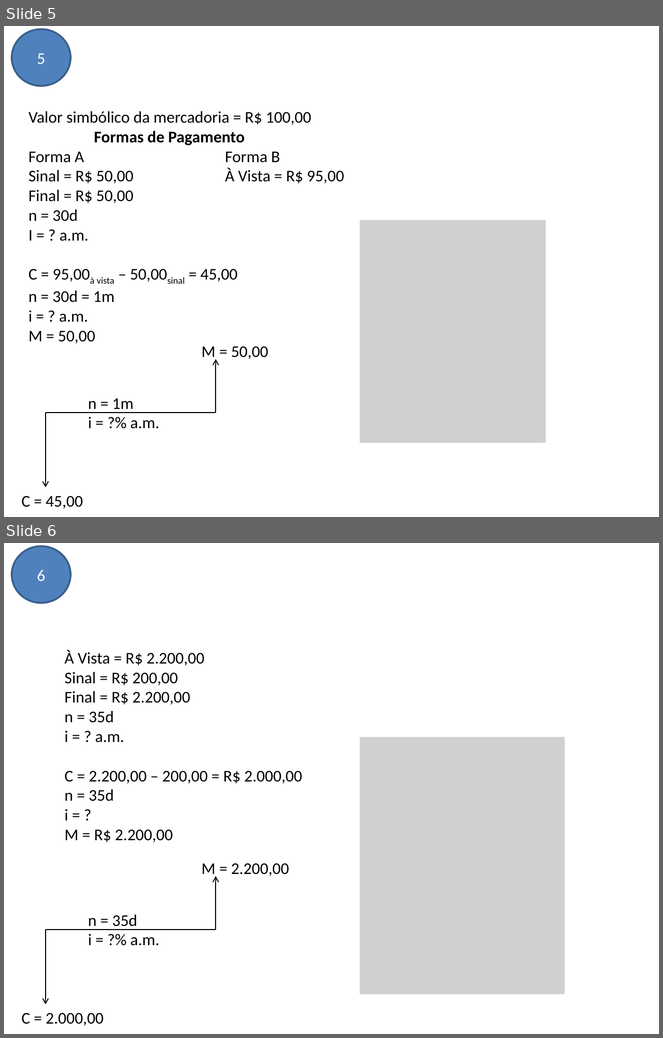
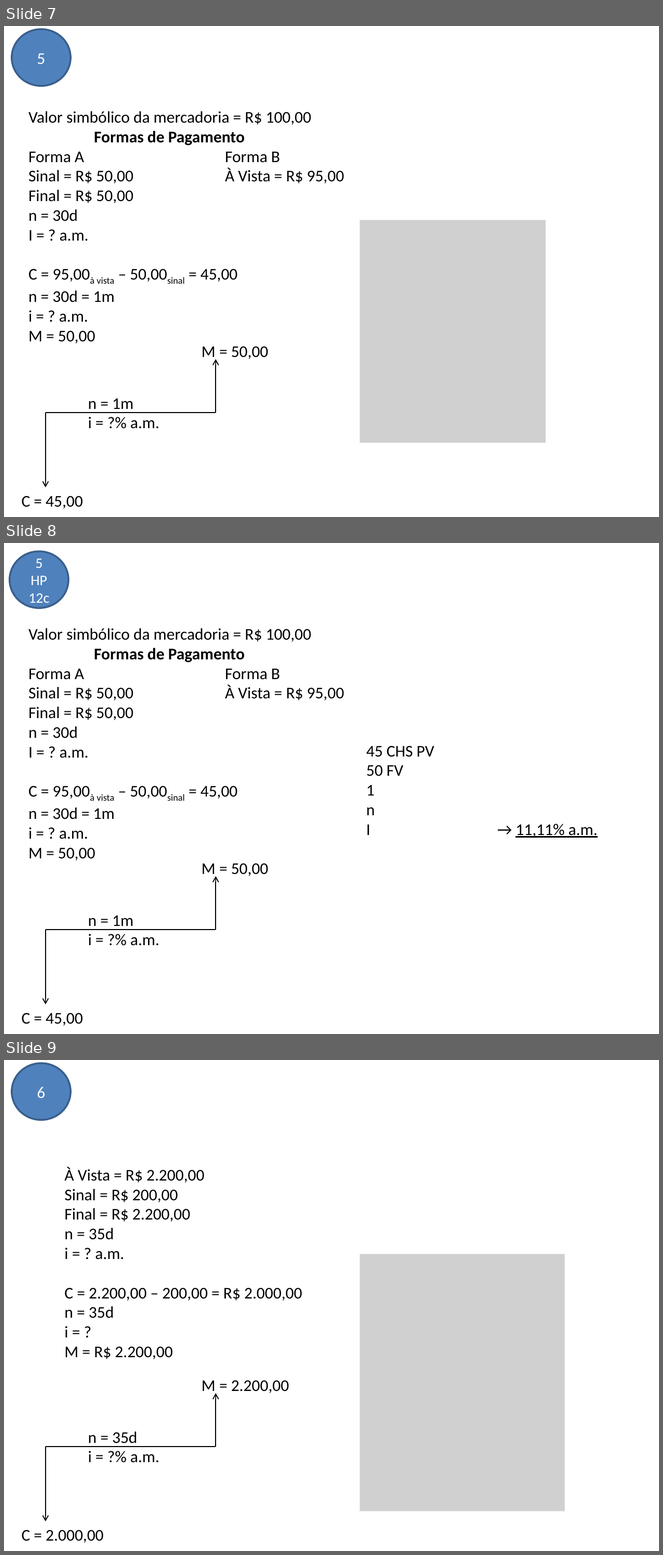
Before and after one commit to avelinoferreiragf/avelino, a slide deck: Gestao Estrategica TI/06 - Análise de Viabilidade de Projetos/Exercícios.pptx. Shown one above the other, each under a label of ours: slides 5 and 6 before the commit, slides 7, 8 and 9 after it. The pictures are 663x1038 and 663x1555 pixels, drawn with LibreOffice and Linux fonts; fonts in the diff are those of the drawing; grey boxes stand for pictures. Boxes give left, top, right and bottom in pixels: in the first picture for what was removed or moved away, otherwise in the second. Text is boxed around its words. In the diff, an @@ line names an element or a change of style, - is before the commit and + after.

```diff
--- a/Gestao Estrategica TI/06 - Análise de Viabilidade de Projetos/Exercícios.pptx
+++ b/Gestao Estrategica TI/06 - Análise de Viabilidade de Projetos/Exercícios.pptx
@@ slide 8 added at [4,543,659,1034], background #FFFFFF @@
@@ ellipse added at [10,551,69,609], fill #4F81BD, outline #3A5F8C 2 pt, 16 pt, text #FFFFFF @@
+5
+HP
+12c
@@ text added at [28,628,345,861], 18 pt, text #000000 @@
+Valor simbólico da mercadoria = R$ 100,00
+Formas de Pagamento
+Forma A Forma B
+Sinal = R$ 50,00 À Vista = R$ 95,00
+Final = R$ 50,00
+n = 30d
+I = ? a.m.
+C = 95,00à vista – 50,00sinal = 45,00
+n = 30d = 1m
+i = ? a.m.
+M = 50,00
@@ text added at [366,746,598,838], 18 pt, text #000000 @@
+45 CHS PV
+50 FV
+1
+n
+I → 11,11% a.m.
@@ group added at [22,863,269,1026]: 3 texts, 2 arrows, 1 line @@
+C = 45,00
+n = 1m
+i = ?% a.m.
+M = 50,00
@@ what was slide 5 is now slide 7 @@
@@ what was slide 6 is now slide 9 @@
```
Also in this commit, not shown: 2 slides changed, 7 other slides added.
